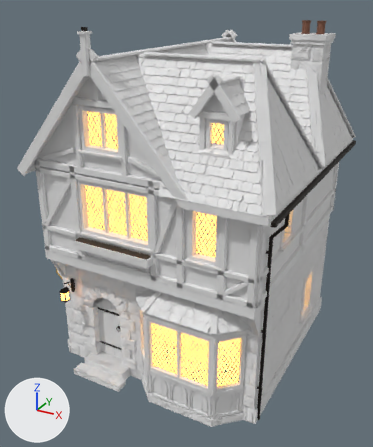
An edit to the FBX model GameClient/ArtSource/Silverbrook/Townhouse1/SilverbrookTownhouse1.fbx, drawn before and after from the same camera.
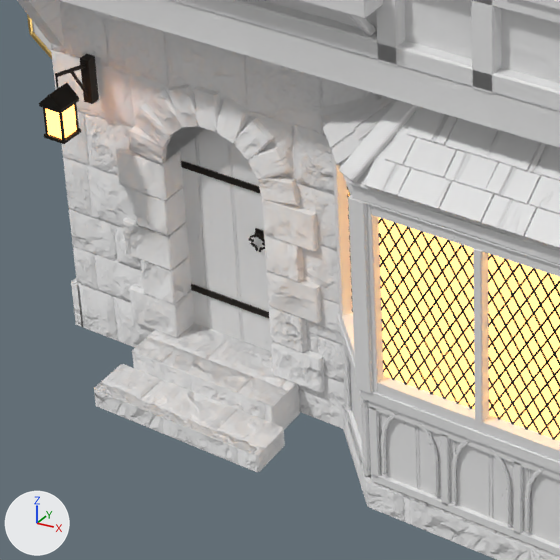
The first picture shows the older version from a camera (50 mm lens) standing at (6.33, -11.87, 9.52) and looking at (0.0, -0.36, 3.76). The close-ups show the older and then the newer version on the part from 13% to 54% of the width and 59% to 93% of the height of that picture. Only the edits that show in the close-ups are written down. Lighting does not change. The marker at lower left points along +X, +Y and +Z. Vertices at exactly the same position are counted once.

In view in the first close-up: 'SM_SBTownhouse1_Details', 'SM_SBTownhouse1_Masonry', 'SM_SBTownhouse1_Plaster', 'SM_SBTownhouse1_Roof', 'SM_SBTownhouse1_Timber'.
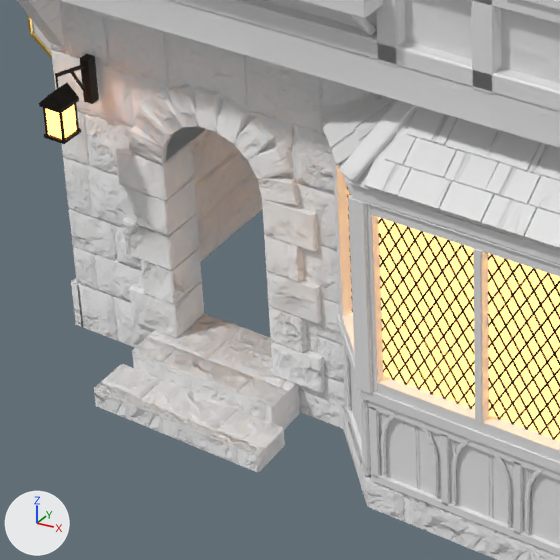
What differs and where, as boxes (x1, y1, x2, y2) in the close-ups (560 x 560 px):
part 1 of me_sm_sbtownhouse1_details, deleted
    before: (180, 129, 271, 352)

The edits, one by one:
me_sm_sbtownhouse1_details is used by ob_sm_sbtownhouse1_details; location (0.0, 0.0, 0.0).
me_sm_sbtownhouse1_details had 10720 vertices, 6823 faces and spanned x -3.54..3.54, y -3.44..3.42, z 0.05..8.97.
me_sm_sbtownhouse1_details now has 10554 vertices, 6712 faces and spans x -3.54..3.54, y -3.44..3.42, z 0.05..8.97.
me_sm_sbtownhouse1_details part 1: 14 loose pieces with 166 vertices, spanning x -1.59..-0.69, y -2.56..-2.45, z 0.3..2.3, are deleted.
me_sm_sbtownhouse1_details no longer uses material mat_sb_doorboards.
